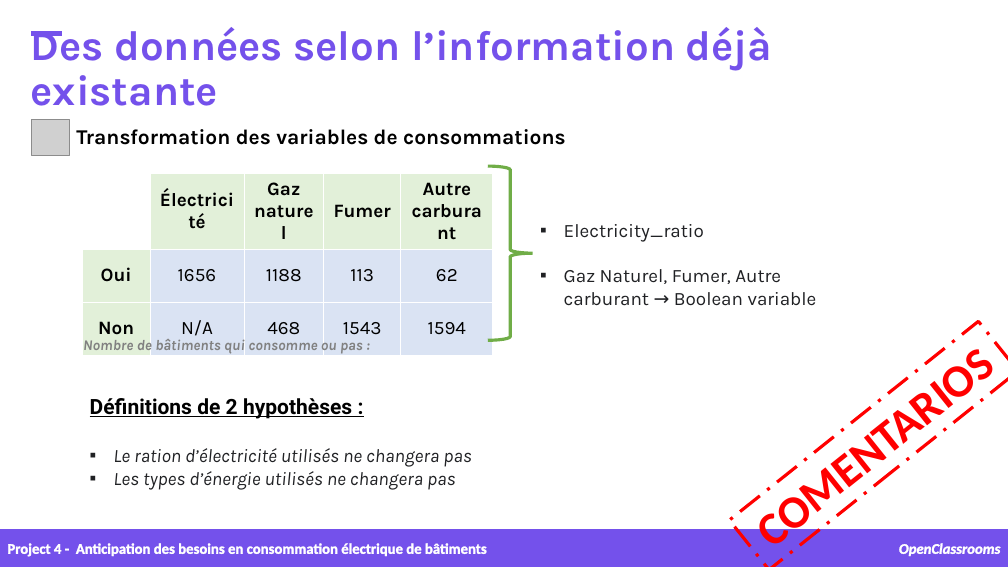
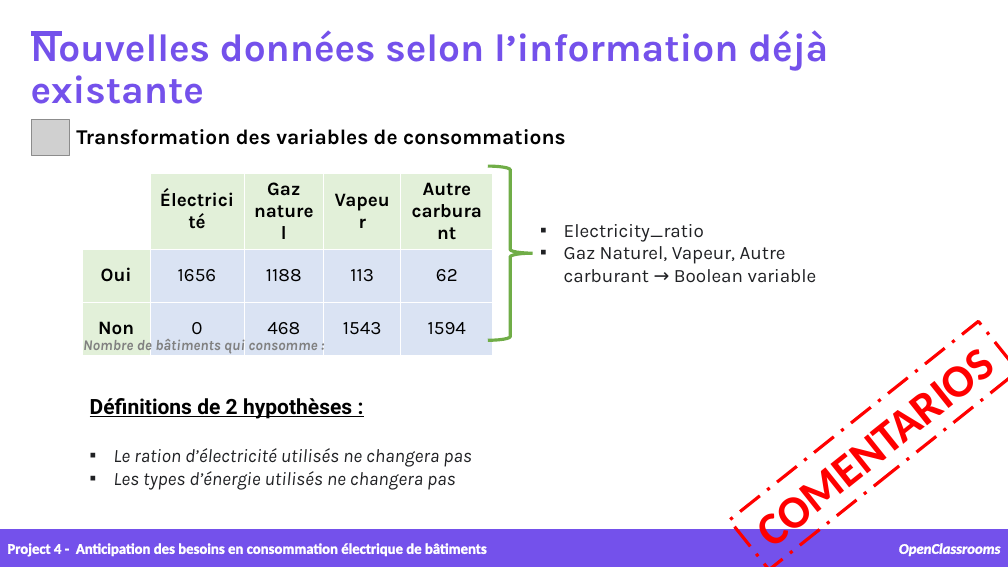
Before and after one commit to samirhinojosa/OC-P4-consumption-needs-of-buildings, a slide deck: slide 11 of supports/P4_presentation v1.pptx. Drawn at 1008x567 pixels with LibreOffice and Linux fonts; fonts in the diff are those of the drawing; grey boxes stand for pictures; background and template pictures are left out. Boxes give left, top, right and bottom in pixels: in the first picture for what was removed or moved away, otherwise in the second. Text is boxed around its words. In the diff, an @@ line names an element or a change of style, - is before the commit and + after.

```diff
--- a/supports/P4_presentation v1.pptx
+++ b/supports/P4_presentation v1.pptx
@@ text at [31,30,828,104]: text changed; size 40 to 37 pt @@
-Des données selon l’information déjà existante
+Nouvelles données selon l’information déjà existante
@@ table at [82,174,493,339] @@
-row 1, column 4: Fumer
+row 1, column 4: Vapeur
-row 3, column 2: N/A
+row 3, column 2: 0
@@ text at [564,246,817,283]: text changed @@
-▪ Gaz Naturel, Fumer, Autre carburant → Boolean variable
+▪ Gaz Naturel, Vapeur, Autre carburant → Boolean variable
@@ text at [83,339,317,354]: text changed @@
-Nombre de bâtiments qui consomme ou pas :
+Nombre de bâtiments qui consomme :
```
Also in this commit, not shown: 11 other slides changed, 2 slides added, 2 slides removed, 42 other files.
